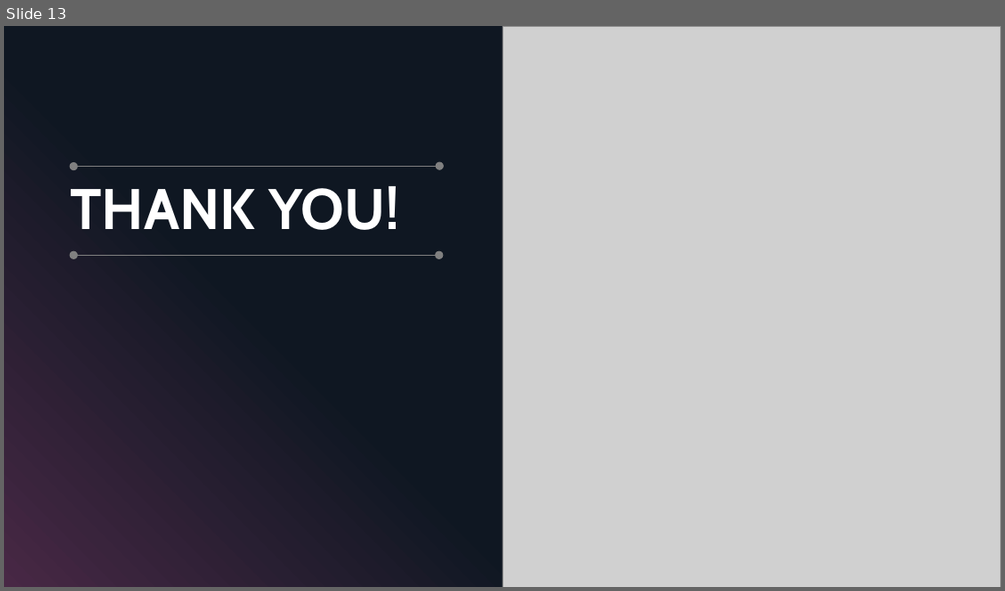
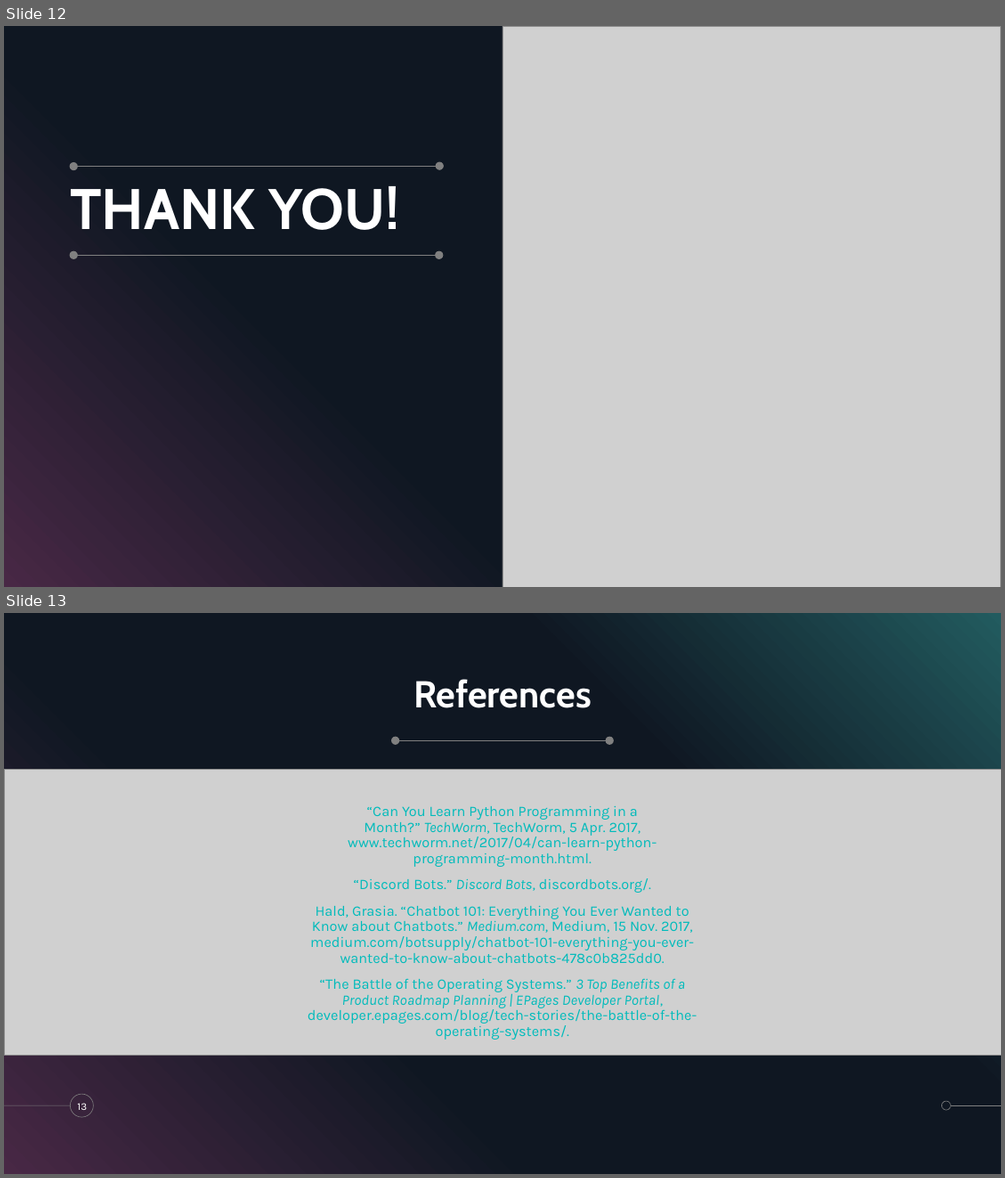
Before and after one commit to Deffdread/RDB-V2-Chatbot, a slide deck: Documents/3XA3_Presentation_2.pptx. Shown one above the other, each under a label of ours: slide 13 before the commit, slides 12 and 13 after it. The pictures are 1005x591 and 1005x1178 pixels, drawn with LibreOffice and Linux fonts; fonts in the diff are those of the drawing; grey boxes stand for pictures. Boxes give left, top, right and bottom in pixels: in the first picture for what was removed or moved away, otherwise in the second. Text is boxed around its words. In the diff, an @@ line names an element or a change of style, - is before the commit and + after.

```diff
--- a/Documents/3XA3_Presentation_2.pptx
+++ b/Documents/3XA3_Presentation_2.pptx
@@ slide 13 added at bbox=[4, 613, 1001, 1174], background #000000; not listed: 4 template elements that a slide beside it also shows @@
@@ title added at bbox=[413, 679, 591, 708], 36 pt, text #FFFFFF, bold @@
+References
@@ ellipse added at bbox=[391, 737, 399, 745], fill #808080 @@
@@ line added from (610, 741) to (397, 741), #808080 0.5 pt @@
@@ ellipse added at bbox=[606, 737, 614, 745], fill #808080 @@
@@ picture added at bbox=[5, 770, 1001, 1055] @@
@@ text added at bbox=[307, 806, 696, 1039], 14 pt, text #00BBBB @@
+“Can You Learn Python Programming in a Month?” TechWorm, TechWorm, 5 Apr. 2017, www.techworm.net/2017/04/can-learn-python-programming-month.html.
+“Discord Bots.” Discord Bots, discordbots.org/.
+Hald, Grasia. “Chatbot 101: Everything You Ever Wanted to Know about Chatbots.” Medium.com, Medium, 15 Nov. 2017, medium.com/botsupply/chatbot-101-everything-you-ever-wanted-to-know-about-chatbots-478c0b825dd0.
+“The Battle of the Operating Systems.” 3 Top Benefits of a Product Roadmap Planning | EPages Developer Portal, developer.epages.com/blog/tech-stories/the-battle-of-the-operating-systems/.
@@ page number added at bbox=[77, 1103, 87, 1110], 10 pt, text #FFFFFF @@
+13
@@ ellipse added at bbox=[942, 1101, 951, 1110], outline #808080 0.5 pt @@
@@ what was slide 13 is now slide 12 @@
```
Also in this commit, not shown: 1 slide changed, 1 other slide added, 3 slides removed, 1 other file.
